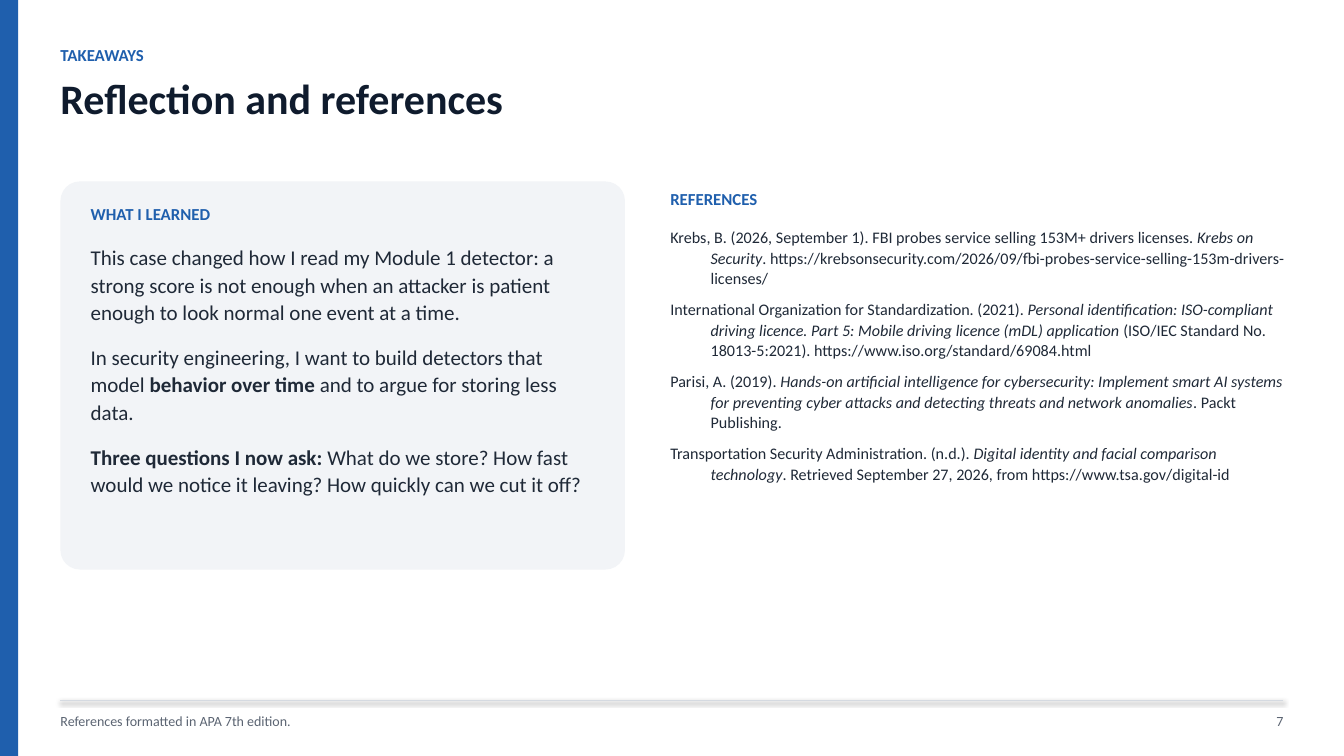
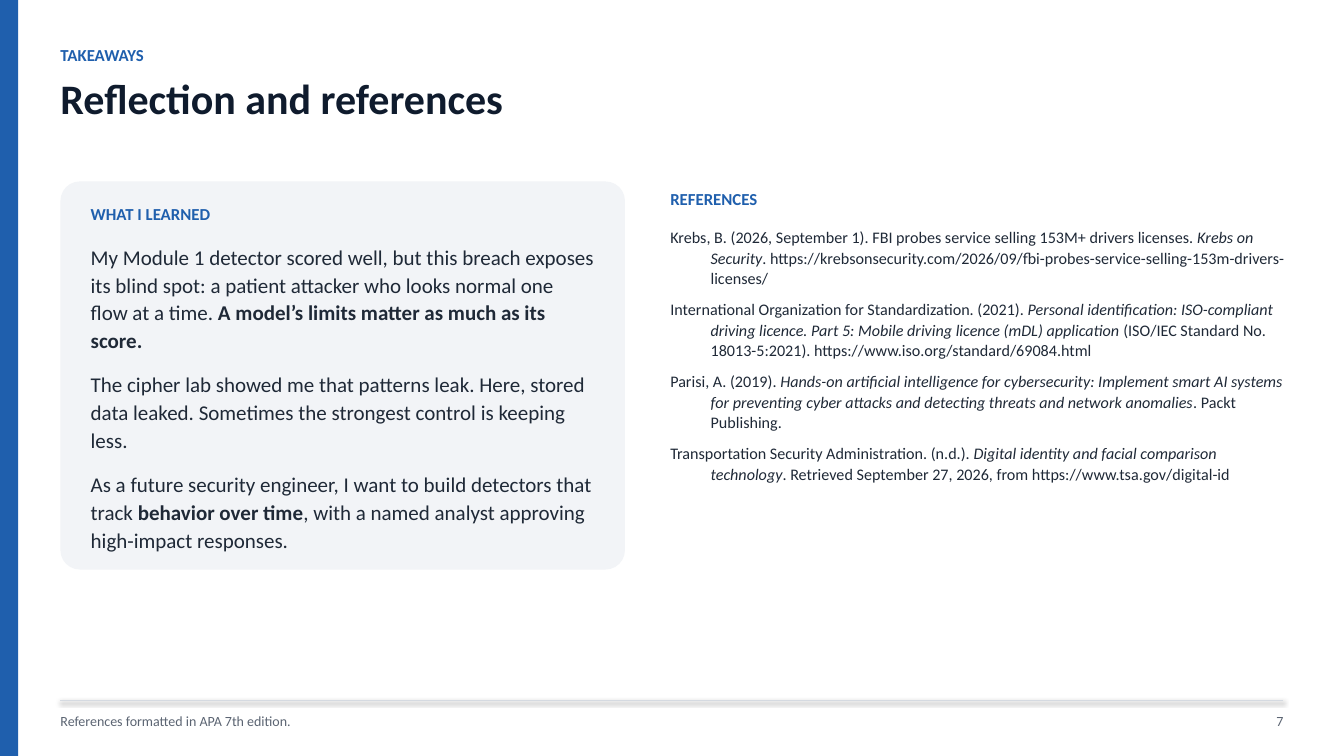
Before and after one commit to Ruthvik-Bandari/ArtificialIntelligence-for-Cybersecurity, a slide deck: slide 7 of module-02-cia-triad-analysis/Ruthvik_Nath_Bandari_Module2_CIA_Triad_Analysis.pptx. Drawn at 1344x756 pixels with LibreOffice and Linux fonts; fonts in the diff are those of the drawing. Boxes give left, top, right and bottom in pixels: in the first picture for what was removed or moved away, otherwise in the second. Text is boxed around its words. In the diff, an @@ line names an element or a change of style, - is before the commit and + after.

```diff
--- a/module-02-cia-triad-analysis/Ruthvik_Nath_Bandari_Module2_CIA_Triad_Analysis.pptx
+++ b/module-02-cia-triad-analysis/Ruthvik_Nath_Bandari_Module2_CIA_Triad_Analysis.pptx
@@ text at [91,250,593,552]: text changed @@
-This case changed how I read my Module 1 detector: a strong score is not enough when an attacker is patient enough to look normal one event at a time.
-In security engineering, I want to build detectors that model behavior over time and to argue for storing less data.
-Three questions I now ask: What do we store? How fast would we notice it leaving? How quickly can we cut it off?
+My Module 1 detector scored well, but this breach exposes its blind spot: a patient attacker who looks normal one flow at a time. A model’s limits matter as much as its score.
+The cipher lab showed me that patterns leak. Here, stored data leaked. Sometimes the strongest control is keeping less.
+As a future security engineer, I want to build detectors that track behavior over time, with a named analyst approving high-impact responses.
```
Also in this commit, not shown: 2 other files.
